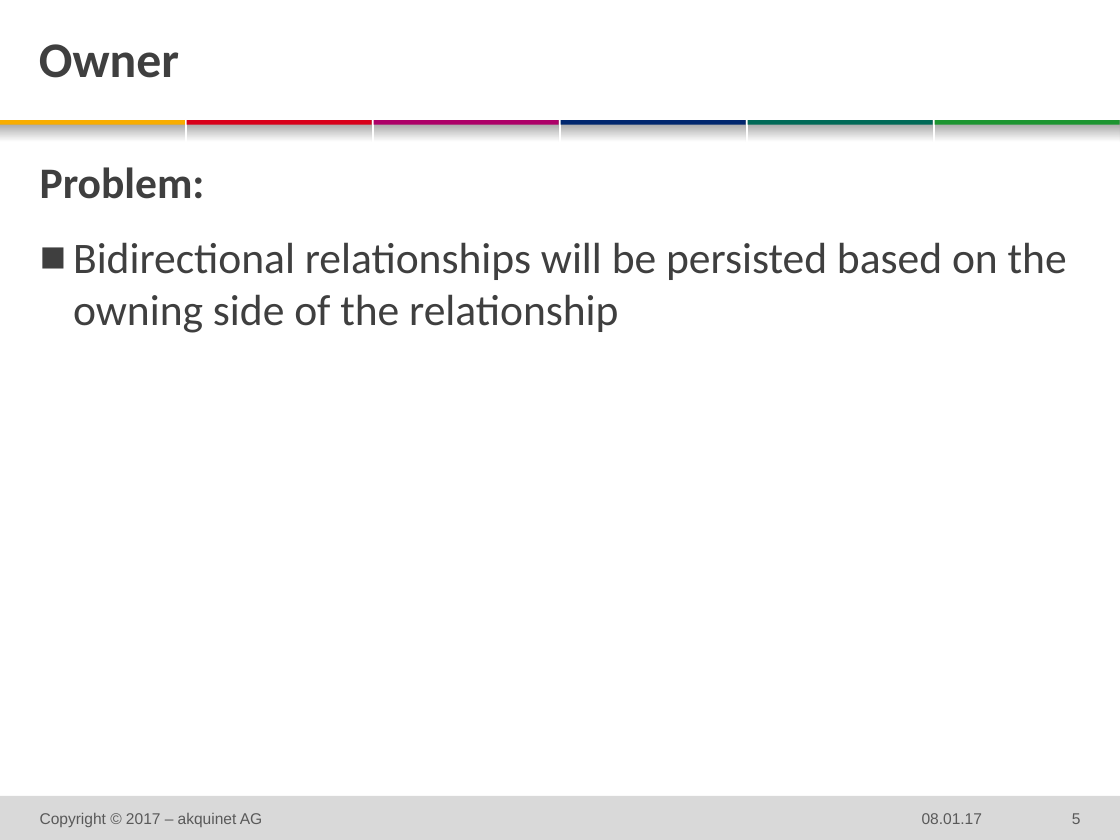
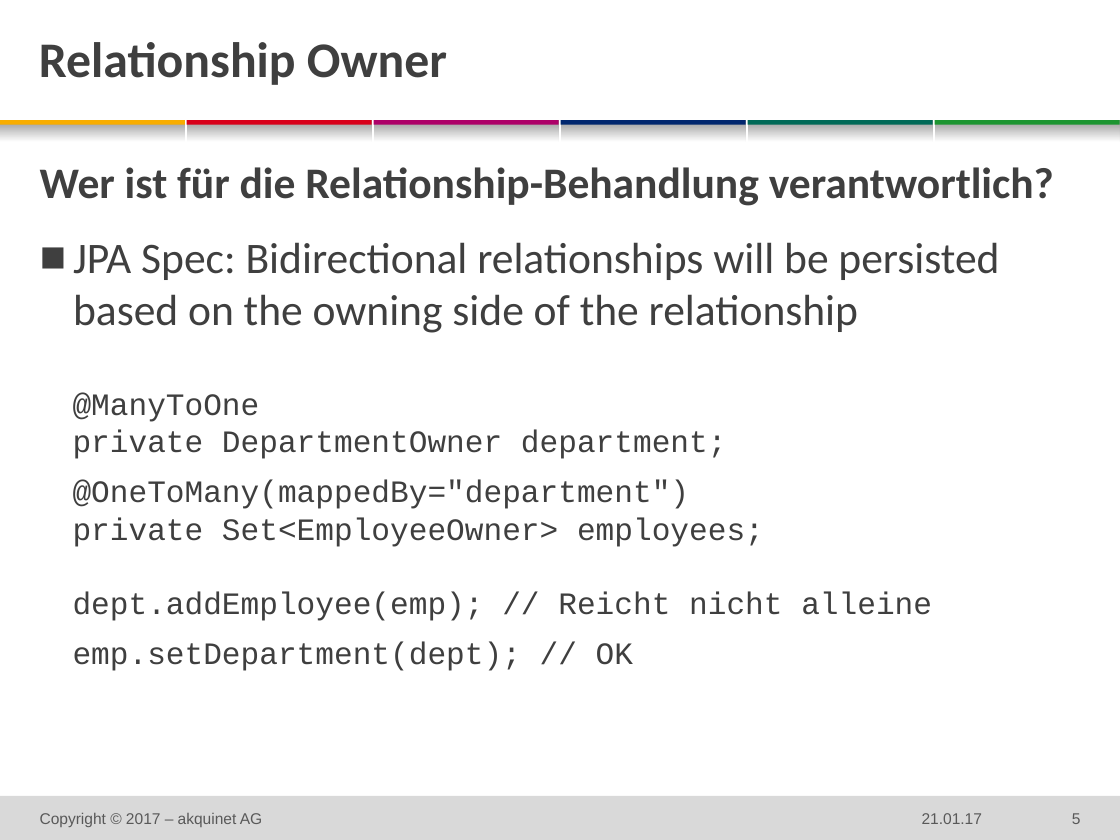
Before and after one commit to techatspree/jpapitfalls, a slide deck: slide 5 of 2016-xx-xx DF JPA Pitfalls.pptx. Drawn at 1120x840 pixels with LibreOffice and Linux fonts; fonts in the diff are those of the drawing; background and template pictures are left out. Boxes give left, top, right and bottom in pixels: in the first picture for what was removed or moved away, otherwise in the second. Text is boxed around its words. In the diff, an @@ line names an element or a change of style, - is before the commit and + after.

```diff
--- a/2016-xx-xx DF JPA Pitfalls.pptx
+++ b/2016-xx-xx DF JPA Pitfalls.pptx
@@ title at bbox=[39, 42, 447, 85]: text changed @@
-Owner
+Relationship Owner
@@ text at bbox=[40, 167, 1054, 671]: text changed; size 28 to 20 pt; font Calibri to Courier New @@
-Problem:
-  ■ Bidirectional relationships will be persisted based on the owning side of the relationship
+Wer ist für die Relationship-Behandlung verantwortlich?
+  ■ JPA Spec: Bidirectional relationships will be persisted based on the owning side of the relationship
+    @ManyToOne
+    private DepartmentOwner department;
+    @OneToMany(mappedBy="department")
+    private Set<EmployeeOwner> employees;
+    dept.addEmployee(emp); // Reicht nicht alleine
+    emp.setDepartment(dept); // OK
@@ text at bbox=[922, 813, 982, 824]: text changed @@
-08.01.17
+21.01.17
```
Also in this commit, not shown: 16 other slides changed, 1 other file.
